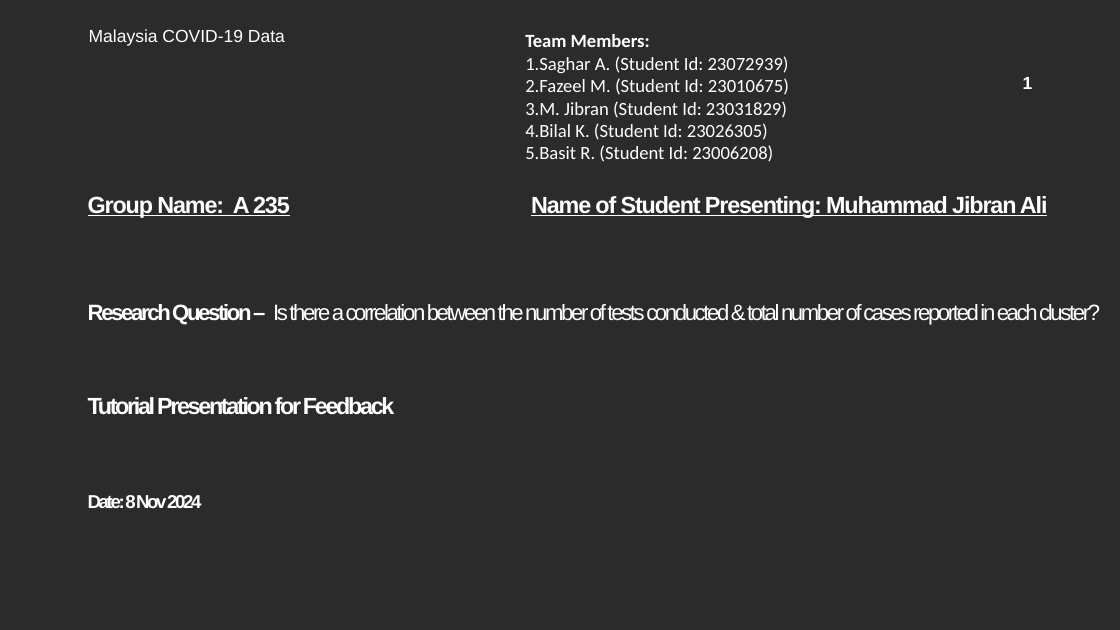
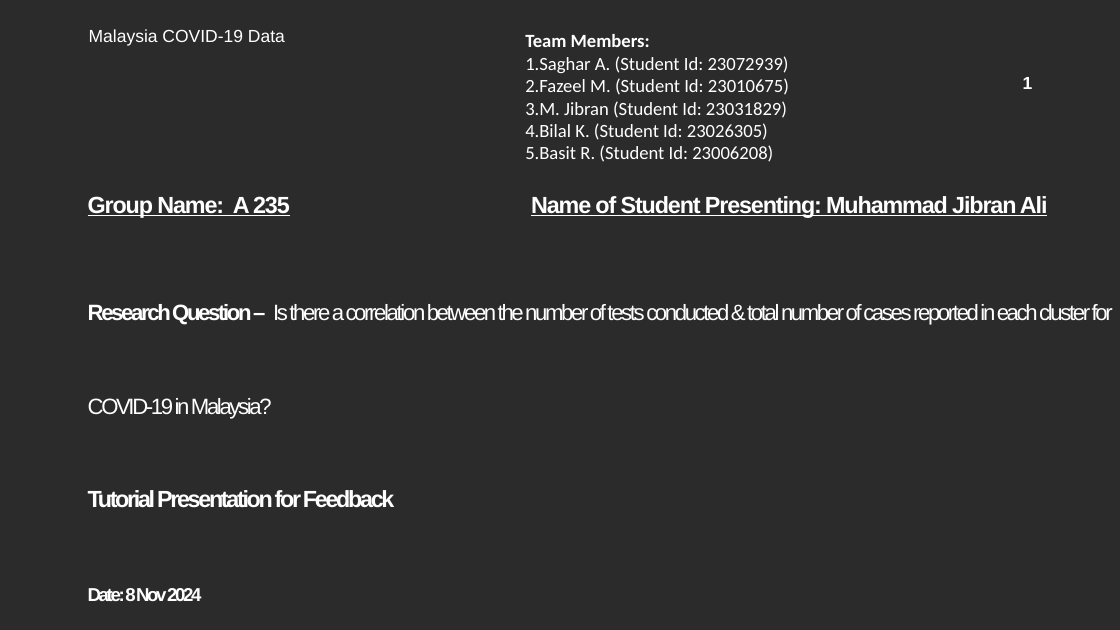
Before and after one commit to bilalkhann16/Team-Research-Development-Project, a slide deck: slide 1 of A-235.pptx. Drawn at 1120x630 pixels with LibreOffice and Linux fonts; fonts in the diff are those of the drawing; background and template pictures are left out; a plain dark background stands for a picture behind light text. Boxes give left, top, right and bottom in pixels: in the first picture for what was removed or moved away, otherwise in the second. Text is boxed around its words. In the diff, an @@ line names an element or a change of style, - is before the commit and + after.

```diff
--- a/A-235.pptx
+++ b/A-235.pptx
@@ title at <box>88,304,1113,601</box>: text changed @@
-Research Question – Is there a correlation between the number of tests conducted & total number of cases reported in each cluster?
-Tutorial Presentation for Feedback
-Date: 8 Nov 2024
+Research Question – Is there a correlation between the number of tests conducted & total number of cases reported in each cluster for COVID-19 in Malaysia?
+Tutorial Presentation for Feedback
+Date: 8 Nov 2024
```
Also in this commit, not shown: 1 other slide changed.
